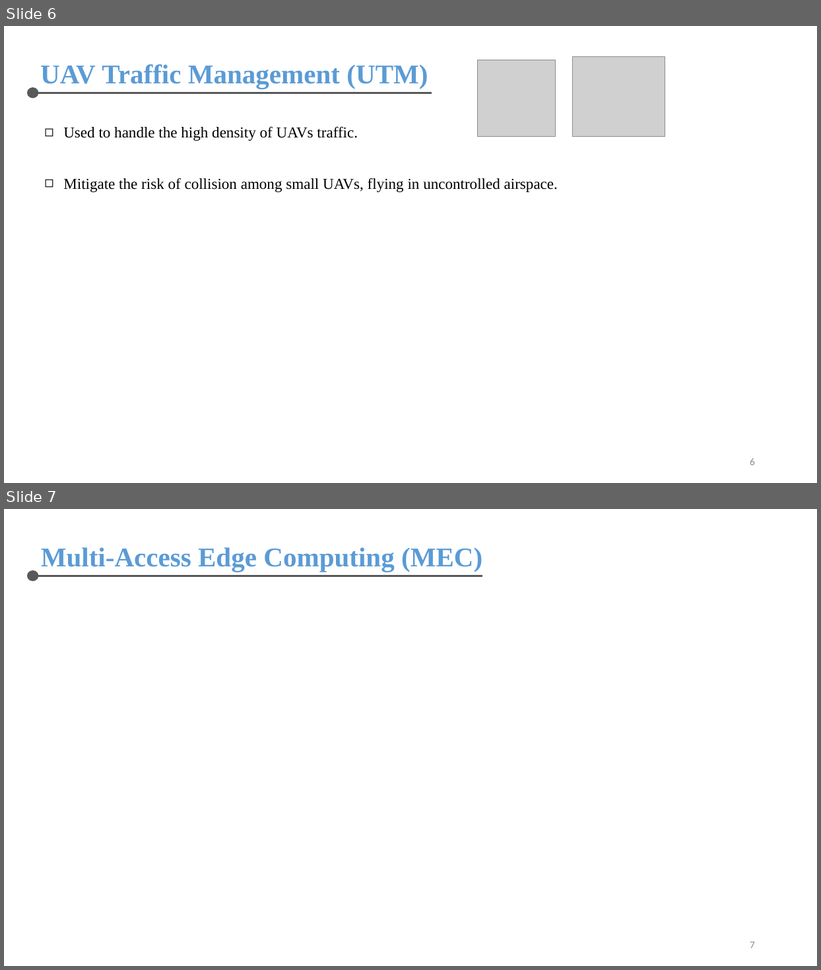
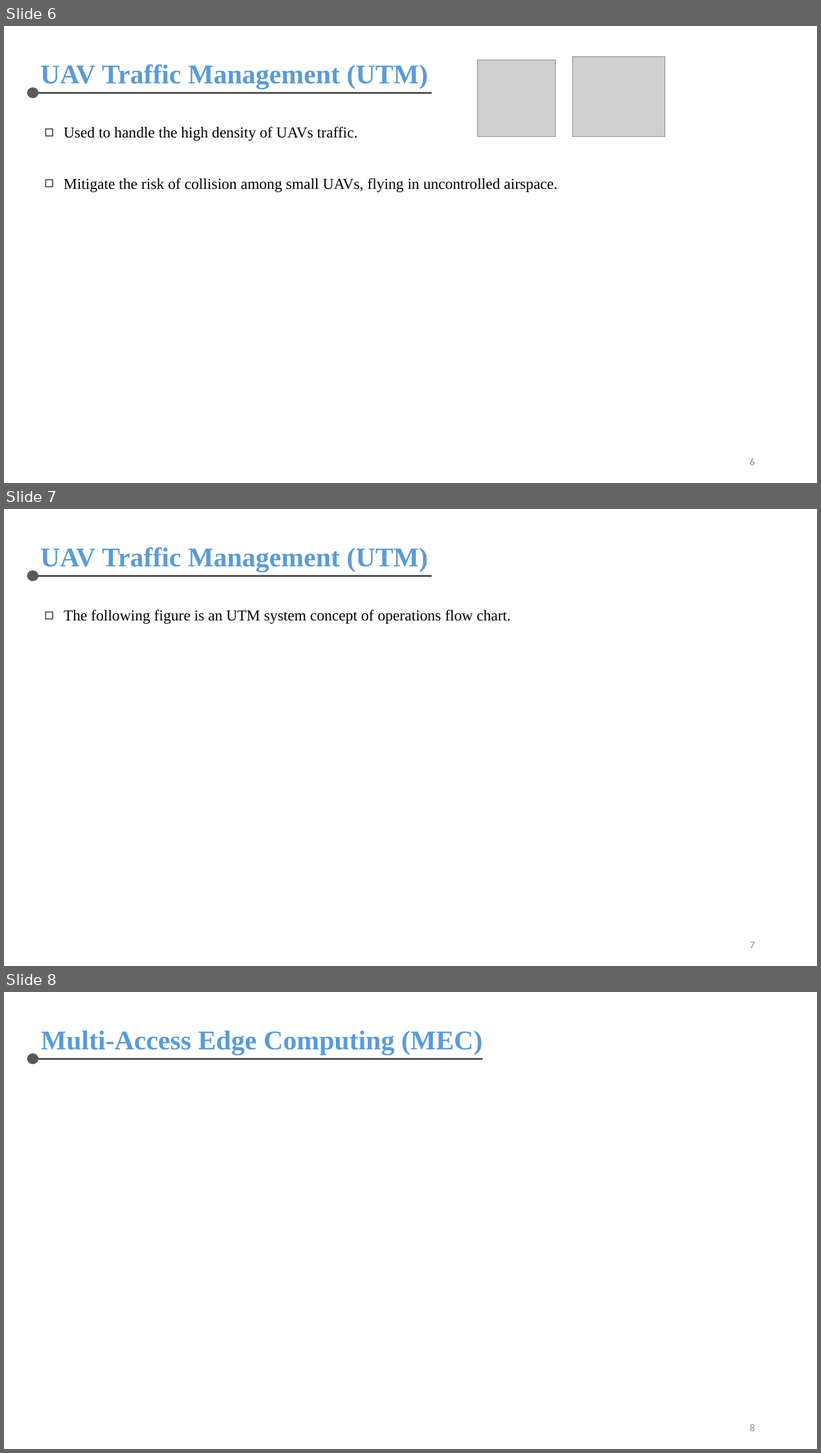
Before and after one commit to chris-nthu/communication, a slide deck: wireless_network/PaperReading/Report.pptx. Shown one above the other, each under a label of ours: slides 6 and 7 before the commit, slides 6, 7 and 8 after it. The pictures are 821x970 and 821x1453 pixels, drawn with LibreOffice and Linux fonts; fonts in the diff are those of the drawing; grey boxes stand for pictures. Boxes give left, top, right and bottom in pixels: in the first picture for what was removed or moved away, otherwise in the second. Text is boxed around its words. In the diff, an @@ line names an element or a change of style, - is before the commit and + after.

```diff
--- a/wireless_network/PaperReading/Report.pptx
+++ b/wireless_network/PaperReading/Report.pptx
@@ slide 7 added at (x1=4, y1=509, x2=817, y2=966), background #FFFFFF @@
@@ text added at (x1=40, y1=547, x2=428, y2=572), 32 pt, text #5B9BD5, bold @@
+UAV Traffic Management (UTM)
@@ ellipse added at (x1=27, y1=570, x2=39, y2=582), fill #595959 @@
@@ line added from (39, 576) to (432, 576), #595959 2 pt @@
@@ text added at (x1=63, y1=609, x2=511, y2=624), 18 pt, text #000000 @@
+◻ The following figure is an UTM system concept of operations flow chart.
@@ page number added at (x1=750, y1=942, x2=755, y2=949), 12 pt, text #8C8C8C @@
+7
@@ what was slide 7 is now slide 8 @@
@@ page number at (x1=750, y1=1424, x2=755, y2=1432): text changed @@
-7
+8
```
Also in this commit, not shown: 1 slide changed, 1 other file.
